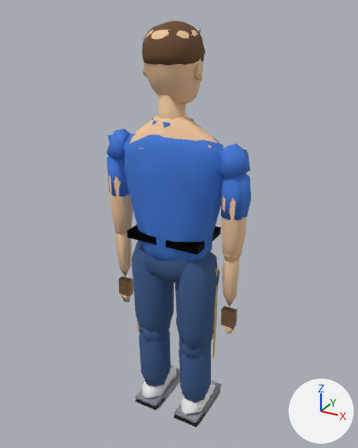
Renders of the glTF model assets/models/char_default.glb from each side of a commit.
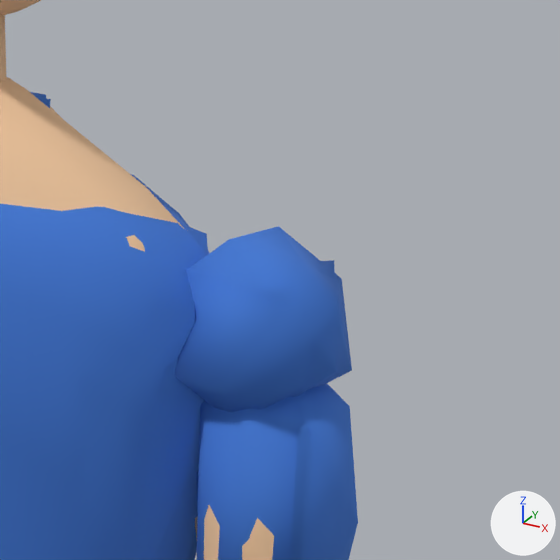
The first picture shows the older version from a 50 mm camera at (1.026, -1.822, 1.989) aimed at (-0.01, 0.063, 1.047). The close-ups show the older and then the newer version on the part from 51% to 81% of the width and 23% to 46% of the height of that picture. Only the edits that show in the close-ups are written down. Arrows for +X, +Y and +Z are at lower right; the lights stay in place. Where no turn or scale is listed for an object, it has been applied to the vertices. Vertices at exactly the same position are counted once.

The older version as bpy lines, for what is in view:
```python
me_mesh_1 = bpy.data.meshes.new('Mesh_1')
me_mesh_1.from_pydata(...)  # 32 vertices, 60 faces; spans x -0.056..0.051, y -0.055..0.055, z -0.469..-0.075
me_mesh_1.materials.append(mat_r_skin)  # beige #f2c9a0
me_mesh_29 = bpy.data.meshes.new('Mesh_29')
me_mesh_29.from_pydata(...)  # 417 vertices, 621 faces; spans x -0.06..0.64, y -0.13..0.2, z -1.4..0.53
me_mesh_29.materials.append(mat_r_top)  # blue #3f78d6
me_mesh_29.materials.append(mat_r_skin)  # beige #f2c9a0
me_mesh_29.materials.append(mat_c_2f3a4a)  # dark blue #2f3a4a
me_mesh_29.materials.append(mat_c_ffffff)  # white #ffffff
me_mesh_29.materials.append(mat_r_hair)  # brown #6b4a2e
me_mesh_29.materials.append(mat_r_pants)  # blue #3a5a8a
me_mesh_29.materials.append(mat_c_14161b)  # black #14161b
me_mesh_29.materials.append(mat_c_8a909b)  # grey #8a909b
me_mesh_29.materials.append(mat_c_dcdfe6)  # white #dcdfe6
me_mesh_29.materials.append(mat_c_f2f2f2)  # white #f2f2f2
me_mesh_29.materials.append(mat_c_1c1e25)  # black #1c1e25
me_mesh_5 = bpy.data.meshes.new('Mesh_5')
me_mesh_5.from_pydata(...)  # 17 vertices, 30 faces; spans x -0.0835..0.0535, y -0.0721..0.0721, z -0.0671..0.0771
me_mesh_5.materials.append(mat_r_top)  # blue #3f78d6
ob_arm_r_d_top = bpy.data.objects.new('arm_R_d_top', me_mesh_5)
ob_arm_r_d_top.location = (0.29, 0.0, 1.4)
ob_arm_r_skin = bpy.data.objects.new('arm_R_skin', me_mesh_1)
ob_arm_r_skin.parent = ob_arm_r
ob_arm_r_skin.location = (0.0, 0.0, 0.0)
ob_lod_low = bpy.data.objects.new('lod_low', me_mesh_29)
ob_lod_low.location = (-0.29, 0.0, 1.4)
# also in view: 'torso_tee' at (0.0, -0.001, 1.202); 'arm_R_sleeve' at (0.294, 0.007, 1.263); 'torso_body' at (0.0, 0.001, 1.222)
```
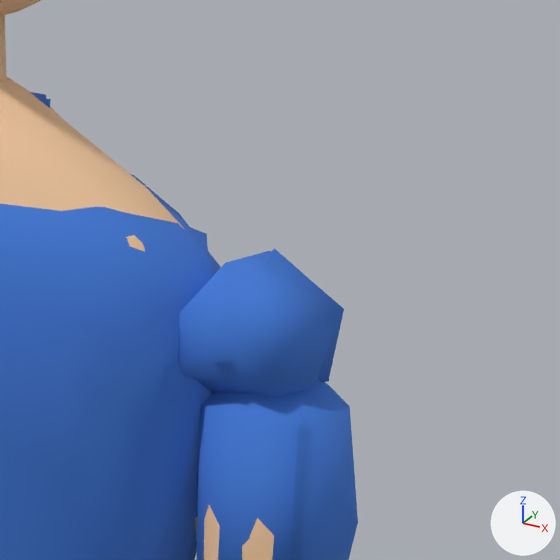
Where the change shows, as pixel boxes [x1, y1, x2, y2] in the close-ups (560 x 560 px):
'lod_low', reshaped
    before: [39, 99, 336, 560]
    after: [39, 99, 344, 560]
'arm_R_d_top', reshaped (10% narrower, 20% shorter)
    before: [175, 226, 352, 412]
    after: [178, 251, 337, 399]
part 2 of me_mesh_29, rebuilt
    before: [185, 260, 336, 397]
    after: [212, 249, 344, 382]

The change, as a list of edits to the scene's bpy script:
```text
Change me_mesh_5:
    used by ob_arm_r_d_top; location = (0.29, 0.0, 1.4)
    remove me_mesh_5.from_pydata(...)  # 17 vertices, 30 faces; spans x -0.0835..0.0535, y -0.0721..0.0721, z -0.0671..0.0771
    add me_mesh_5.from_pydata(...)  # 17 vertices, 30 faces; spans x -0.0815..0.0415, y -0.0647..0.0647, z -0.0582..0.0582
    me_mesh_5 part 1: the whole mesh is rebuilt
Change me_mesh_29:
    used by ob_lod_low; location = (-0.29, 0.0, 1.4)
    remove me_mesh_29.from_pydata(...)  # 417 vertices, 621 faces; spans x -0.06..0.64, y -0.13..0.2, z -1.4..0.53
    add me_mesh_29.from_pydata(...)  # 418 vertices, 623 faces; spans x -0.06..0.63, y -0.13..0.2, z -1.4..0.53
    me_mesh_29 part 2: the loose piece of 7 vertices spanning x 0.5..0.64, y -0.05..0.06, z -0.07..0.05 is rebuilt with 6 vertices and now spans x 0.49..0.63, y -0.07..0.02, z -0.05..0.06
    other edits to the shape of me_mesh_29 do not show in these pictures
    remove me_mesh_29.materials.append(mat_c_8a909b)  # grey #8a909b
```
